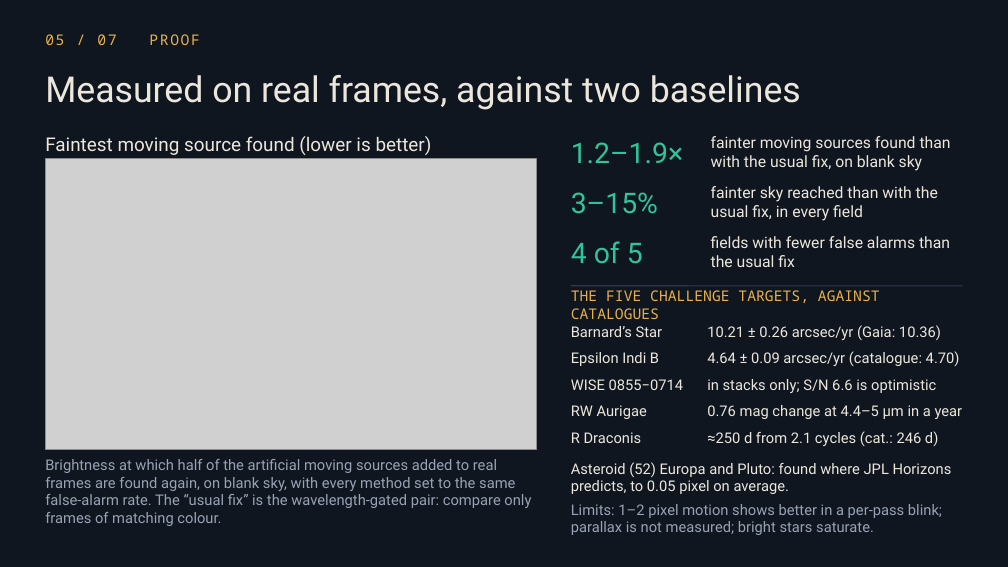
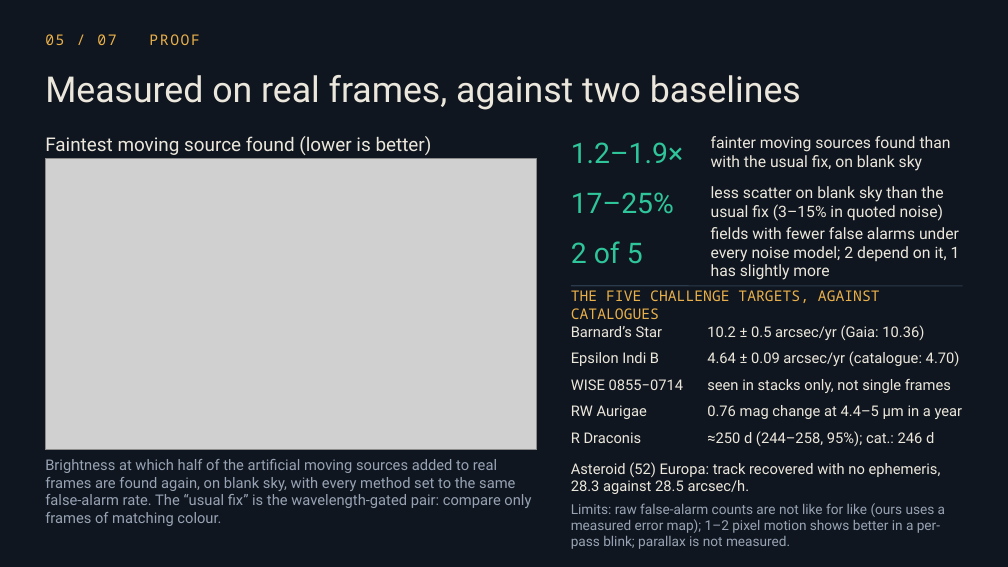
Before and after one commit to abed-r-j/parallax-spherex, a slide deck: slide 5 of presentation/ParallaX_ZENITH_LABS.pptx. Drawn at 1008x567 pixels with LibreOffice and Linux fonts; fonts in the diff are those of the drawing; grey boxes stand for pictures. Boxes give left, top, right and bottom in pixels: in the first picture for what was removed or moved away, otherwise in the second. Text is boxed around its words. In the diff, an @@ line names an element or a change of style, - is before the commit and + after.

```diff
--- a/presentation/ParallaX_ZENITH_LABS.pptx
+++ b/presentation/ParallaX_ZENITH_LABS.pptx
@@ text at [571,192,674,214]: text changed @@
-3–15%
+17–25%
@@ text at [711,186,943,221]: text changed @@
-fainter sky reached than with the usual fix, in every field
+less scatter on blank sky than the usual fix (3–15% in quoted noise)
@@ text at [711,227,960,280]: text changed @@
-fields with fewer false alarms than the usual fix
+fields with fewer false alarms under every noise model; 2 depend on it, 1 has slightly more
@@ text at [571,241,643,264]: text changed @@
-4 of 5
+2 of 5
@@ table at [571,319,963,450] @@
-row 1, column 2: 10.21 ± 0.26 arcsec/yr (Gaia: 10.36)
+row 1, column 2: 10.2 ± 0.5 arcsec/yr (Gaia: 10.36)
-row 3, column 2: in stacks only; S/N 6.6 is optimistic
+row 3, column 2: seen in stacks only, not single frames
-row 5, column 2: ≈250 d from 2.1 cycles (cat.: 246 d)
+row 5, column 2: ≈250 d (244–258, 95%); cat.: 246 d
@@ text at [571,462,941,494]: text changed @@
-Asteroid (52) Europa and Pluto: found where JPL Horizons predicts, to 0.05 pixel on average.
+Asteroid (52) Europa: track recovered with no ephemeris, 28.3 against 28.5 arcsec/h.
@@ text at [571,503,945,549]: text changed; size 14 to 13 pt @@
-Limits: 1–2 pixel motion shows better in a per-pass blink; parallax is not measured; bright stars saturate.
+Limits: raw false-alarm counts are not like for like (ours uses a measured error map); 1–2 pixel motion shows better in a per-pass blink; parallax is not measured.
```
Also in this commit, not shown: 3 other slides changed, 58 other files.
